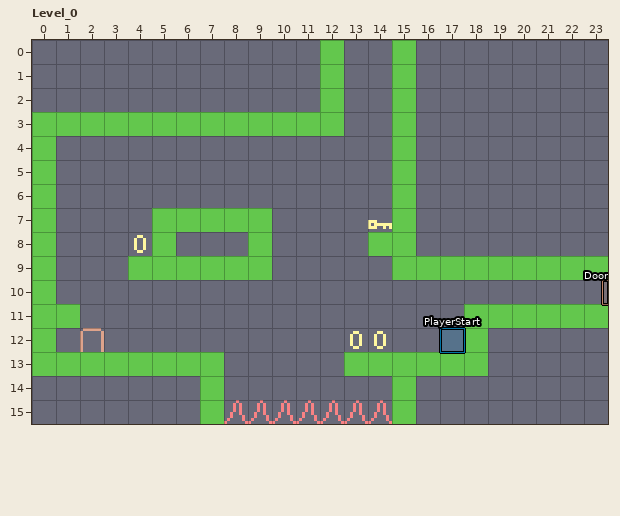
Level history. LDtk project: ressources/main.ldtk. The picture above is the old version.
Cells are 8x8 px. Shown: Level_0 x 0..23, y 0..15. The commit also changed other parts of the map, which this record leaves out.
New version:
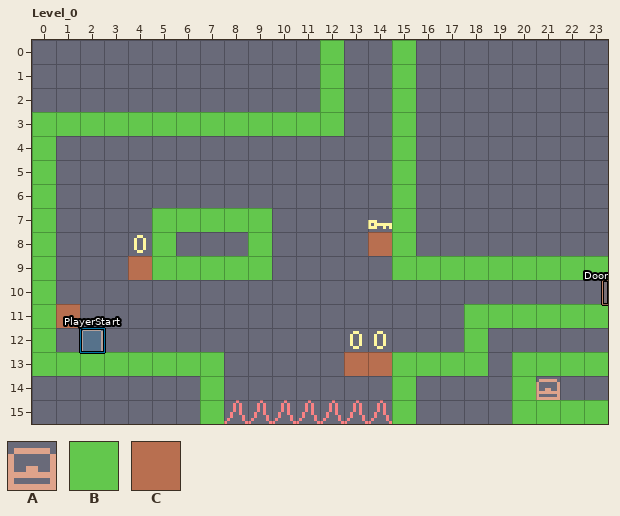
Key: from "Main": A 103; from "Map_Information": B 1 "Collision", C 2 "Passthrough".
_ is an empty cell, . an unchanged one.
Objects are placed by their top-left corner, in cells (3,4 is the top-left corner of cell 3,4); size is 1x1 cell unless given.
The edit:
--- layer "Ground"
@@ x 21..21 @@
-14 _
+14 A
--- layer "Information"
-"PlayerStart" rectangle at 17,12
+"PlayerStart" rectangle at 2,12
--- layer "Map_Information"
@@ x 4..14 @@
- 8 ..........B
- 9 B..........
+ 8 ..........C
+ 9 C..........
@@ x 1..1 @@
-11 B
+11 C
@@ x 13..23 @@
-13 BB.....____
-14 ......._...
-15 .......____
+13 CC.....BBBB
+14 .......B...
+15 .......BBBB
